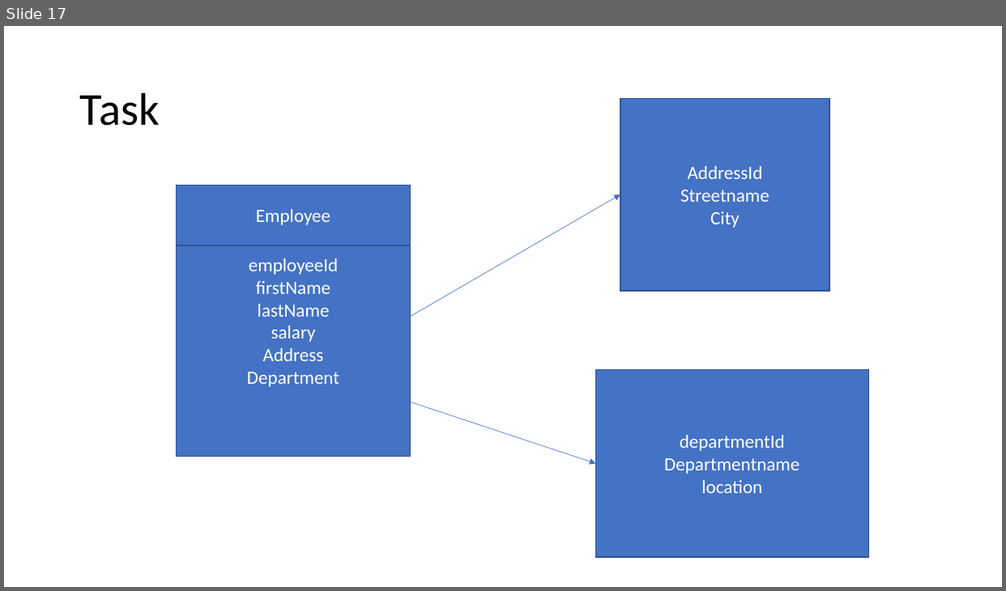
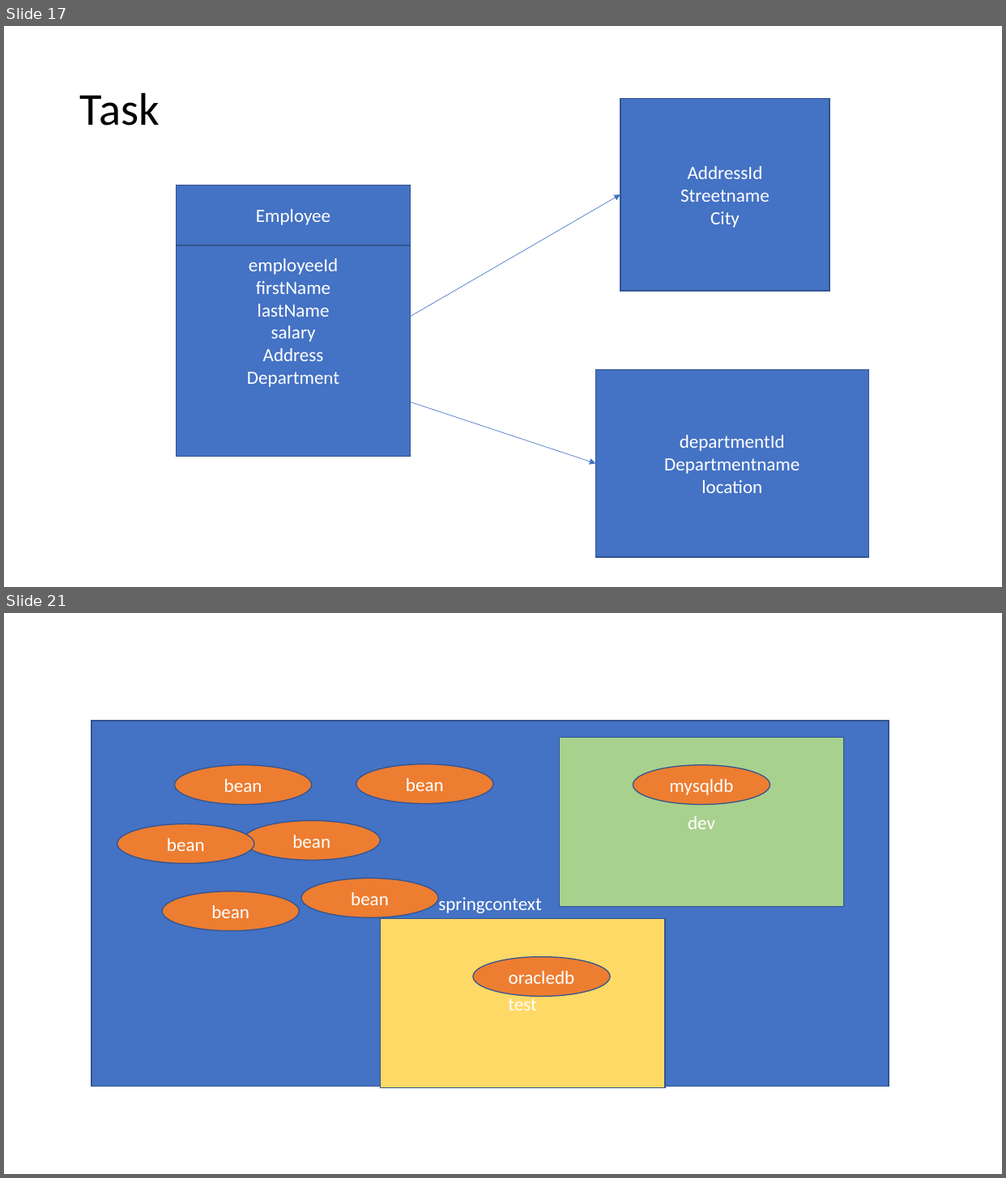
Before and after one commit to priyangm/pod_trg, a slide deck: FinishingSchool-June.pptx. Shown one above the other, each under a label of ours: slide 17 before the commit, slides 17 and 21 after it; the slides between them are not shown. The pictures are 1006x591 and 1006x1178 pixels, drawn with LibreOffice and Linux fonts; fonts in the diff are those of the drawing. Boxes give left, top, right and bottom in pixels: in the first picture for what was removed or moved away, otherwise in the second. Text is boxed around its words. In the diff, an @@ line names an element or a change of style, - is before the commit and + after.

```diff
--- a/FinishingSchool-June.pptx
+++ b/FinishingSchool-June.pptx
@@ slide 21 added at [4, 613, 1002, 1174], background #FFFFFF @@
@@ rectangle added at [91, 721, 889, 1087], fill #4472C4, outline #325491 1 pt, 18 pt, text #FFFFFF @@
+springcontext
@@ rectangle added at [560, 737, 845, 906], fill #A9D18E, outline #325491 1 pt, 18 pt, text #FFFFFF @@
+dev
@@ ellipse added at [175, 765, 312, 805], fill #ED7D31, outline #325491 1 pt, 18 pt, text #FFFFFF @@
+bean
@@ ellipse added at [356, 764, 493, 804], fill #ED7D31, outline #325491 1 pt, 18 pt, text #FFFFFF @@
+bean
@@ ellipse added at [633, 765, 769, 805], fill #ED7D31, outline #325491 1 pt, 18 pt, text #FFFFFF @@
+mysqldb
@@ ellipse added at [117, 824, 254, 864], fill #ED7D31, outline #325491 1 pt, 18 pt, text #FFFFFF @@
+bean
@@ ellipse added at [243, 821, 380, 861], fill #ED7D31, outline #325491 1 pt, 18 pt, text #FFFFFF @@
+bean
@@ ellipse added at [301, 878, 438, 918], fill #ED7D31, outline #325491 1 pt, 18 pt, text #FFFFFF @@
+bean
@@ ellipse added at [162, 892, 299, 931], fill #ED7D31, outline #325491 1 pt, 18 pt, text #FFFFFF @@
+bean
@@ rectangle added at [381, 919, 666, 1088], fill #FFD966, outline #325491 1 pt, 18 pt, text #FFFFFF @@
+test
@@ ellipse added at [473, 957, 611, 997], fill #ED7D31, outline #325491 1 pt, 18 pt, text #FFFFFF @@
+oracledb
```
Also in this commit, not shown: 2 slides changed, 8 other slides added, 1 other file.
